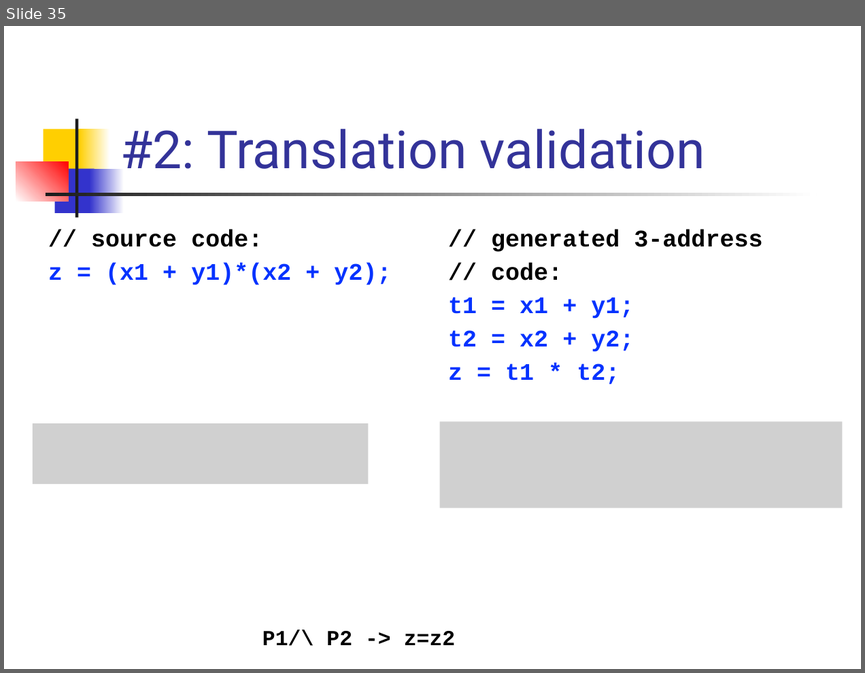
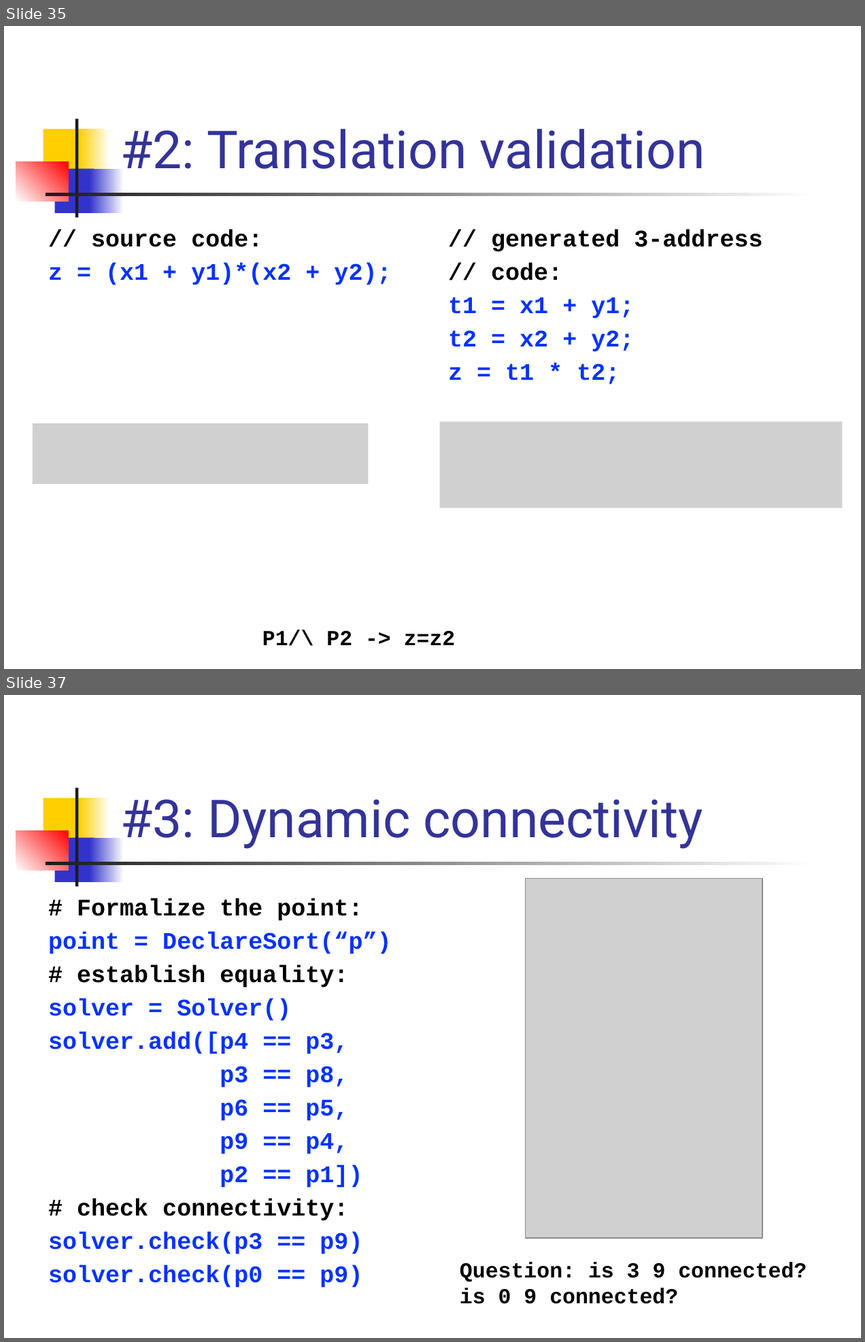
Before and after one commit to csslab-ustc/csslab-ustc.github.io, a slide deck: courses/theory/slides/lec09-euf.pptx. Shown one above the other, each under a label of ours: slide 35 before the commit, slides 35 and 37 after it; the slides between them are not shown. The pictures are 865x673 and 865x1342 pixels, drawn with LibreOffice and Linux fonts; fonts in the diff are those of the drawing; grey boxes stand for pictures. Boxes give left, top, right and bottom in pixels: in the first picture for what was removed or moved away, otherwise in the second. Text is boxed around its words. In the diff, an @@ line names an element or a change of style, - is before the commit and + after.

```diff
--- a/courses/theory/slides/lec09-euf.pptx
+++ b/courses/theory/slides/lec09-euf.pptx
@@ slide 37 added at bbox=[4, 695, 861, 1338], background #FFFFFF; not listed: 7 template elements that a slide beside it also shows @@
@@ title added at bbox=[120, 799, 704, 849], 44 pt, text #333399 @@
+#3: Dynamic connectivity
@@ picture added at bbox=[525, 879, 762, 1238] @@
@@ text added at bbox=[48, 899, 391, 1287], 20 pt, text #0432FF, bold @@
+# Formalize the point:
+point = DeclareSort(“p”)
+# establish equality:
+solver = Solver()
+solver.add([p4 == p3,
+p3 == p8,
+p6 == p5,
+p9 == p4,
+p2 == p1])
+# check connectivity:
+solver.check(p3 == p9)
+solver.check(p0 == p9)
@@ text added at bbox=[460, 1261, 806, 1304], 18 pt, text #000000, bold @@
+Question: is 3 9 connected?
+is 0 9 connected?
```
Also in this commit, not shown: 1 other slide added, 4 other files.
